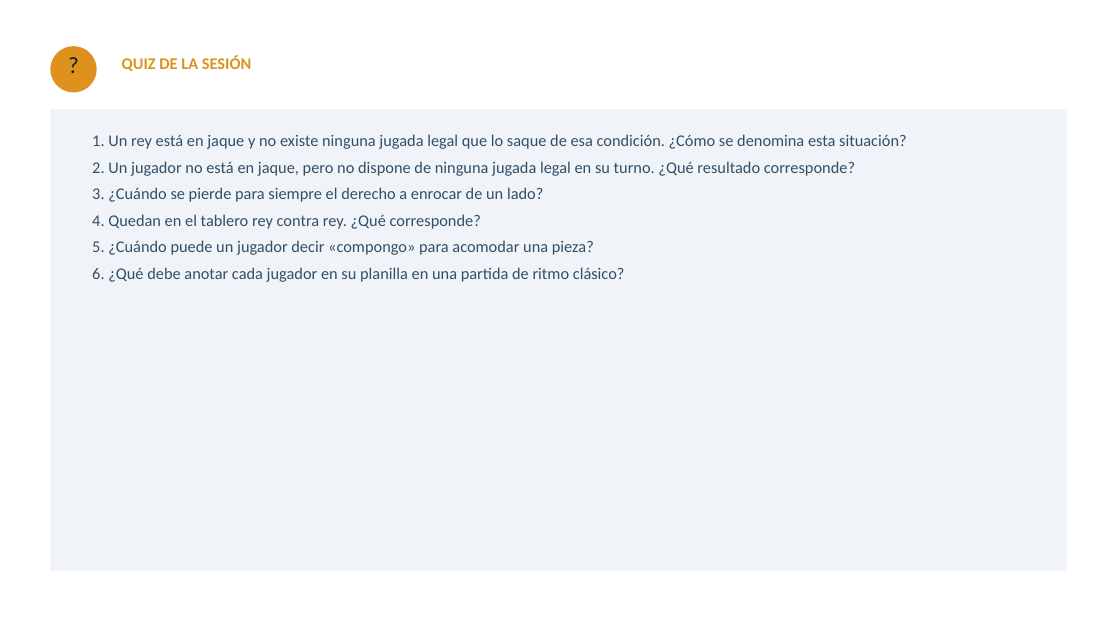
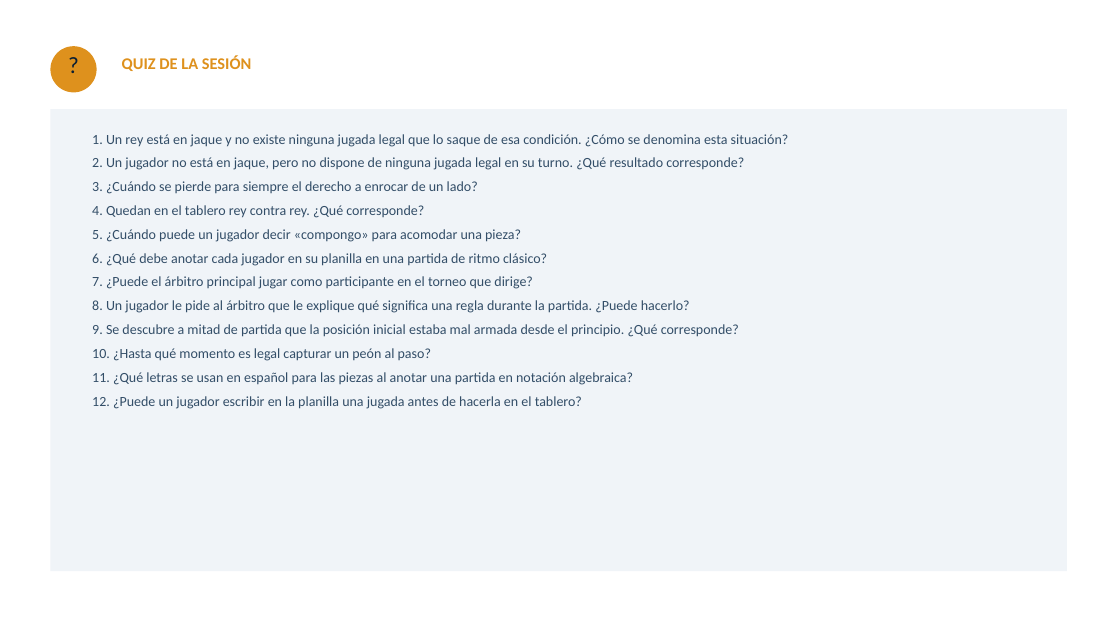
Before and after one commit to GMpupilo2026/Pagina-Completa, a slide deck: slide 27 of cursos/recursos/formacion-ajedrez/01-encuadre-y-reglas-basicas.pptx. Drawn at 1120x630 pixels with LibreOffice and Linux fonts; fonts in the diff are those of the drawing. Boxes give left, top, right and bottom in pixels: in the first picture for what was removed or moved away, otherwise in the second. Text is boxed around its words. In the diff, an @@ line names an element or a change of style, - is before the commit and + after.

```diff
--- a/cursos/recursos/formacion-ajedrez/01-encuadre-y-reglas-basicas.pptx
+++ b/cursos/recursos/formacion-ajedrez/01-encuadre-y-reglas-basicas.pptx
@@ text at [92,134,789,266]: size 14 to 12 pt in "1. Un rey está en jaque y ...", "2. Un jugador no está en jaque, ...", "3. ¿Cuándo se pierde para siempre el ...", "4. Quedan en el tablero rey contra ..." and 2 more places @@
@@ text at [92,276,739,409]: paragraphs added @@
+7. ¿Puede el árbitro principal jugar como participante en el torneo que dirige?
+8. Un jugador le pide al árbitro que le explique qué significa una regla durante la partida. ¿Puede hacerlo?
+9. Se descubre a mitad de partida que la posición inicial estaba mal armada desde el principio. ¿Qué corresponde?
+10. ¿Hasta qué momento es legal capturar un peón al paso?
+11. ¿Qué letras se usan en español para las piezas al anotar una partida en notación algebraica?
+12. ¿Puede un jugador escribir en la planilla una jugada antes de hacerla en el tablero?
```
Also in this commit, not shown: 24 other files.
